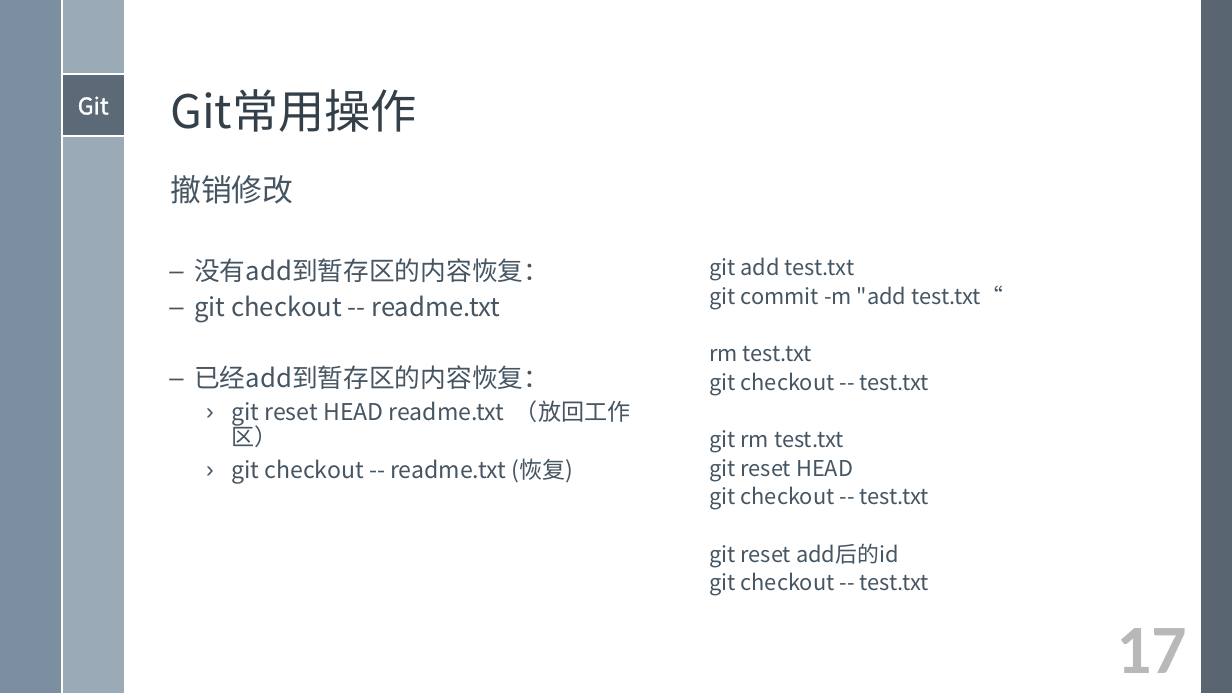
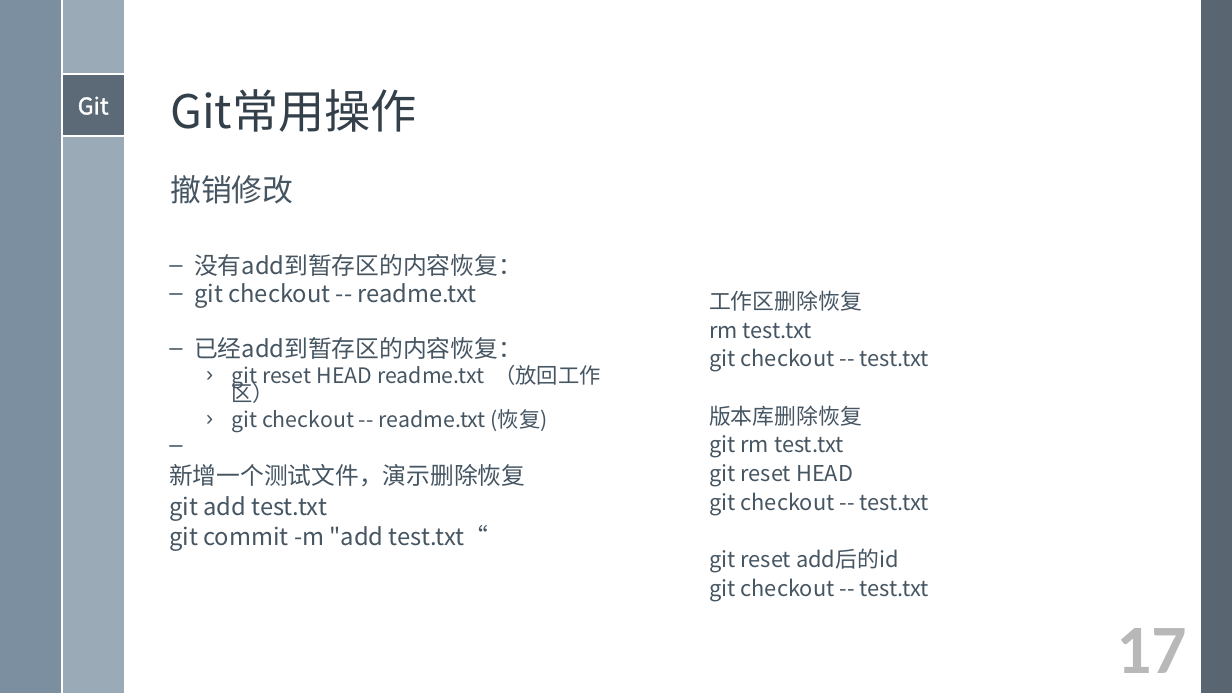
Before and after one commit to xami/joke, a slide deck: slide 17 of docs/Git入门学习/Git入门学习.pptx. Drawn at 1232x693 pixels with LibreOffice and Linux fonts; fonts in the diff are those of the drawing. Boxes give left, top, right and bottom in pixels: in the first picture for what was removed or moved away, otherwise in the second. Text is boxed around its words. In the diff, an @@ line names an element or a change of style, - is before the commit and + after.

Commit message:
调整内容

```diff
--- a/docs/Git入门学习/Git入门学习.pptx
+++ b/docs/Git入门学习/Git入门学习.pptx
@@ text at [194, 254, 601, 433]: size 20 to 18.5 pt in "没有add到暂存区的内容恢复：", "git checkout -- readme.txt", "已经add到暂存区的内容恢复："; size 18 to 16.6 pt in "git reset HEAD readme.txt （放回工作区）", "git checkout -- readme.txt (恢复)"; line spacing 0.9 to 0.7 @@
@@ text at [709, 290, 862, 311]: text changed @@
-  git add test.txt
-  git commit -m "add test.txt“
+  工作区删除恢复
@@ text at [709, 405, 862, 426]: paragraph added @@
+  版本库删除恢复
@@ text at [169, 464, 525, 551]: paragraphs added @@
+  新增一个测试文件，演示删除恢复
+  git add test.txt
+  git commit -m "add test.txt“
```
Also in this commit, not shown: 6 other slides changed.
